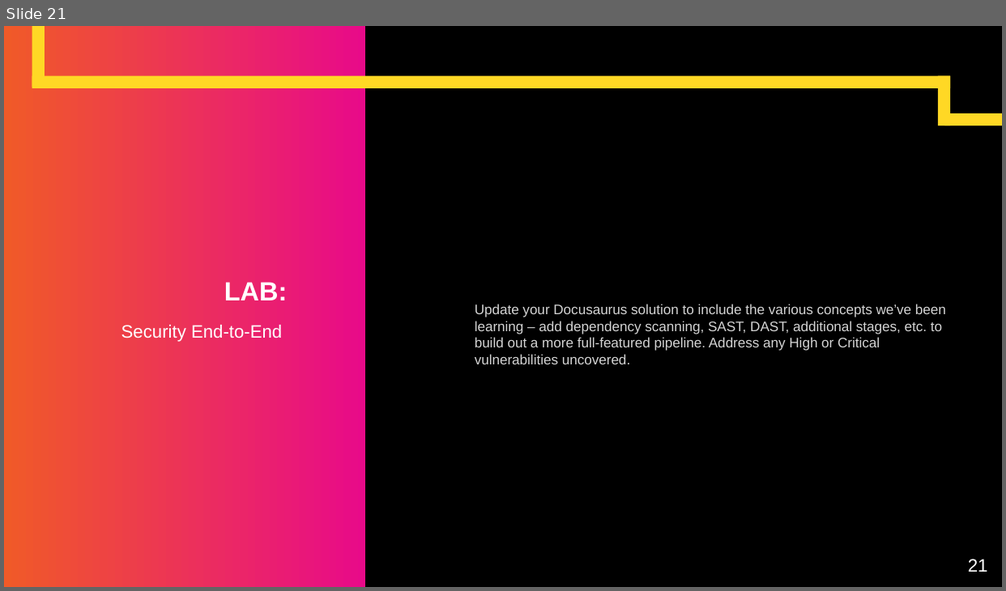
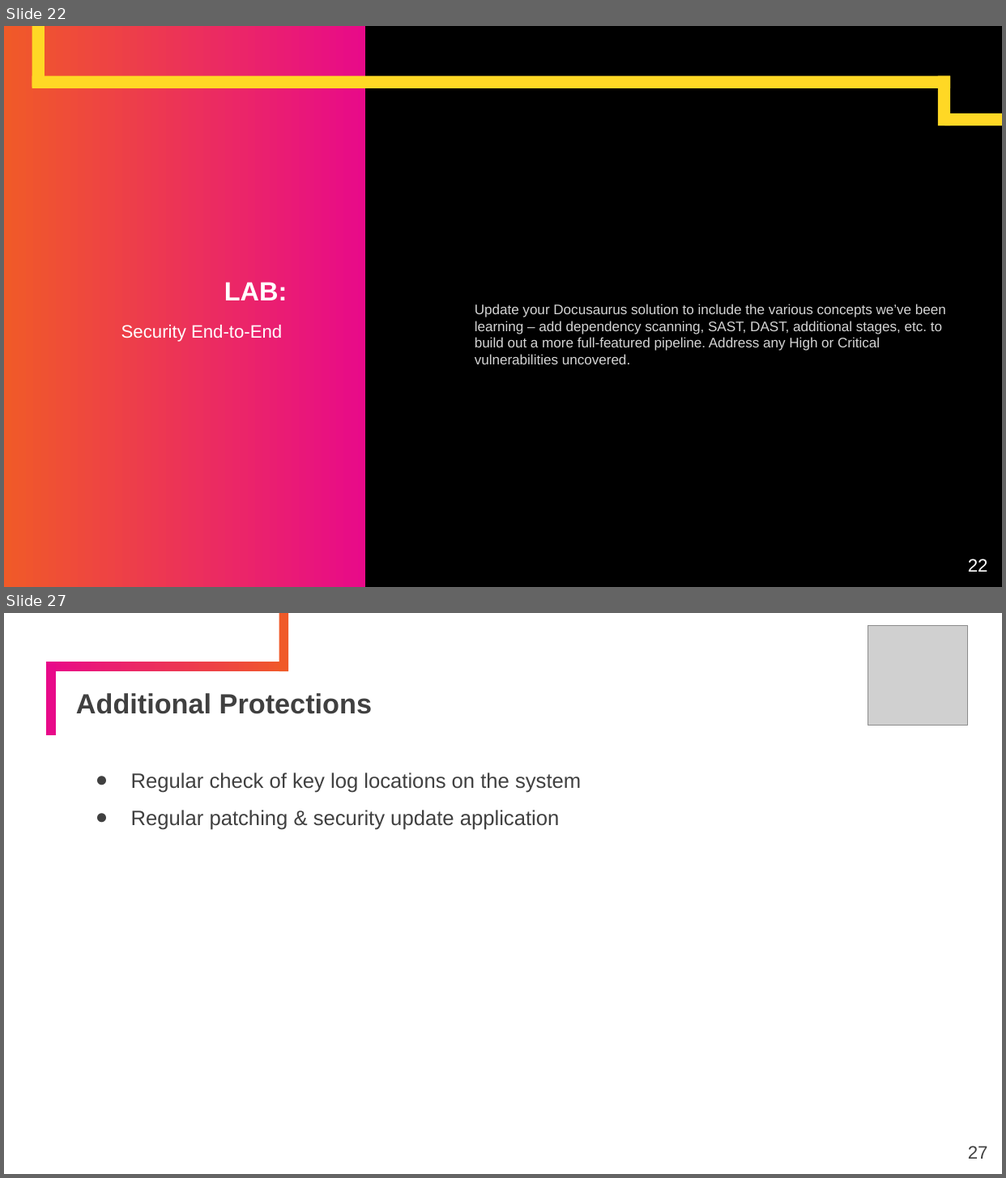
Before and after one commit to KernelGamut32/devsecops-agile-gitlab, a slide deck: gitlab/slides/GitLab.pptx. Shown one above the other, each under a label of ours: slide 21 before the commit, slides 22 and 27 after it; the slides between them are not shown. The pictures are 1006x591 and 1006x1178 pixels, drawn with LibreOffice and Linux fonts; fonts in the diff are those of the drawing; grey boxes stand for pictures. Boxes give left, top, right and bottom in pixels: in the first picture for what was removed or moved away, otherwise in the second. Text is boxed around its words. In the diff, an @@ line names an element or a change of style, - is before the commit and + after.

```diff
--- a/gitlab/slides/GitLab.pptx
+++ b/gitlab/slides/GitLab.pptx
@@ slide 27 added at [4,613,1002,1174], background #FFFFFF @@
@@ rectangle added at [279,614,289,672], fill #F05A28 @@
@@ picture added at [868,625,968,725] @@
@@ rectangle added at [45,662,55,735], fill #E80A89 @@
@@ rectangle added at [46,662,288,672], fill gradient #F05A28 to #E80A89 @@
@@ title added at [76,693,372,714], 20 pt, text #404040, bold @@
+Additional Protections
@@ text added at [131,773,581,830], 15 pt, text #404040 @@
+● Regular check of key log locations on the system
+● Regular patching & security update application
@@ page number added at [968,1146,988,1159], 13 pt, text #404040 @@
+27
@@ what was slide 21 is now slide 22 @@
@@ page number at [968,559,988,572]: text changed @@
-21
+22
```
Also in this commit, not shown: 1 slide changed, 5 other slides added, 3 other files.
